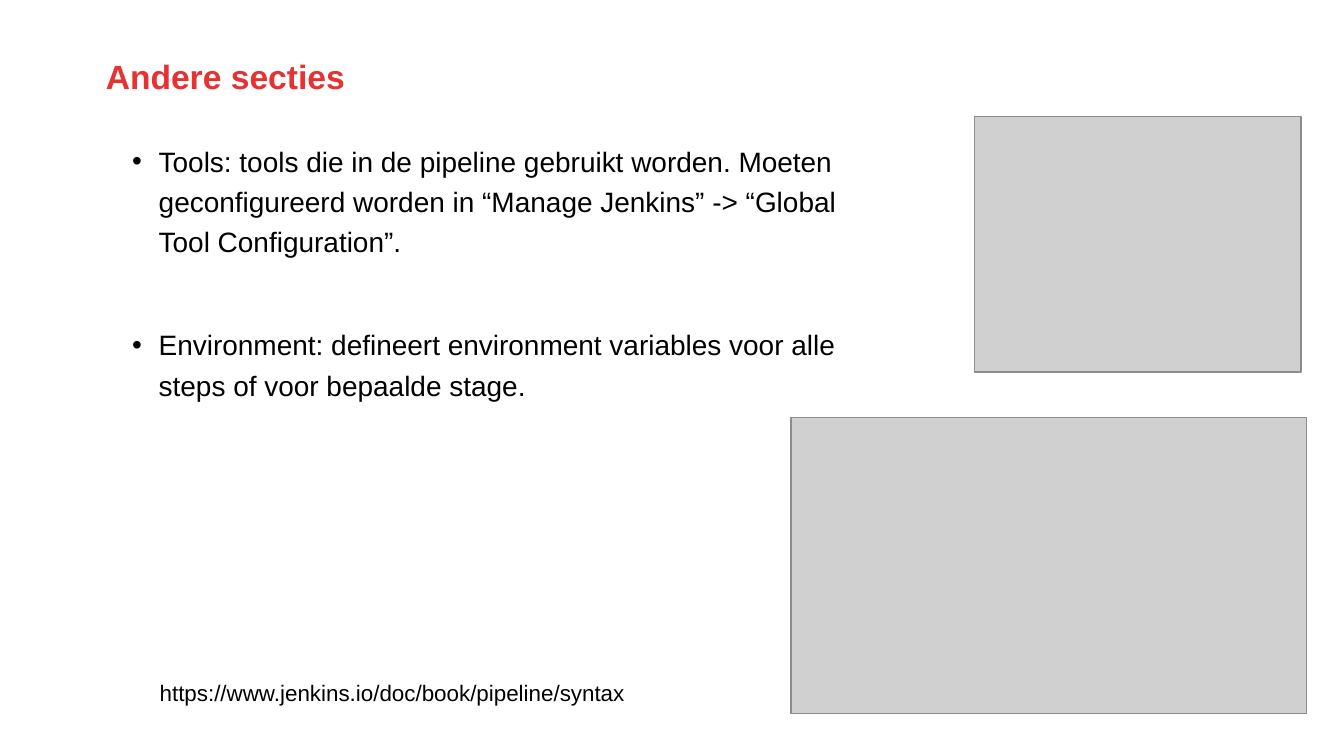
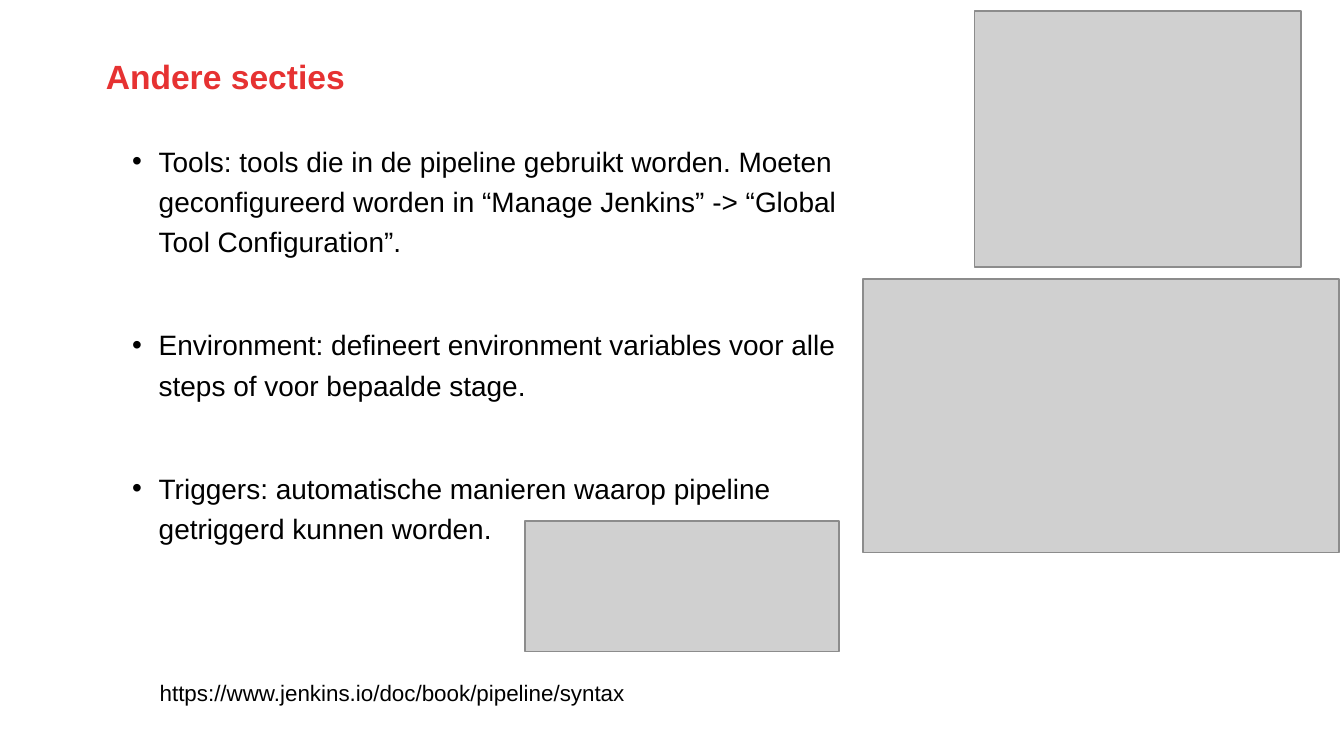
Before and after one commit to EmmyHermans/Jenkins-SIG, a slide deck: slide 20 of Jenkins-SIG--08-07-2021.pptx. Drawn at 1344x756 pixels with LibreOffice and Linux fonts; fonts in the diff are those of the drawing; grey boxes stand for pictures; background and template pictures are left out. Boxes give left, top, right and bottom in pixels: in the first picture for what was removed or moved away, otherwise in the second. Text is boxed around its words. In the diff, an @@ line names an element or a change of style, - is before the commit and + after.

```diff
--- a/Jenkins-SIG--08-07-2021.pptx
+++ b/Jenkins-SIG--08-07-2021.pptx
@@ picture: place and size @@
-picture at [974, 117, 1301, 372]
+picture at [974, 11, 1301, 266]
@@ picture: place and size @@
-picture at [792, 418, 1308, 714]
+picture at [863, 280, 1339, 552]
@@ text at [159, 478, 770, 544]: paragraph added @@
+  • Triggers: automatische manieren waarop pipeline getriggerd kunnen worden.
@@ picture added at [526, 521, 840, 652] @@
```
Also in this commit, not shown: 2 other files.
